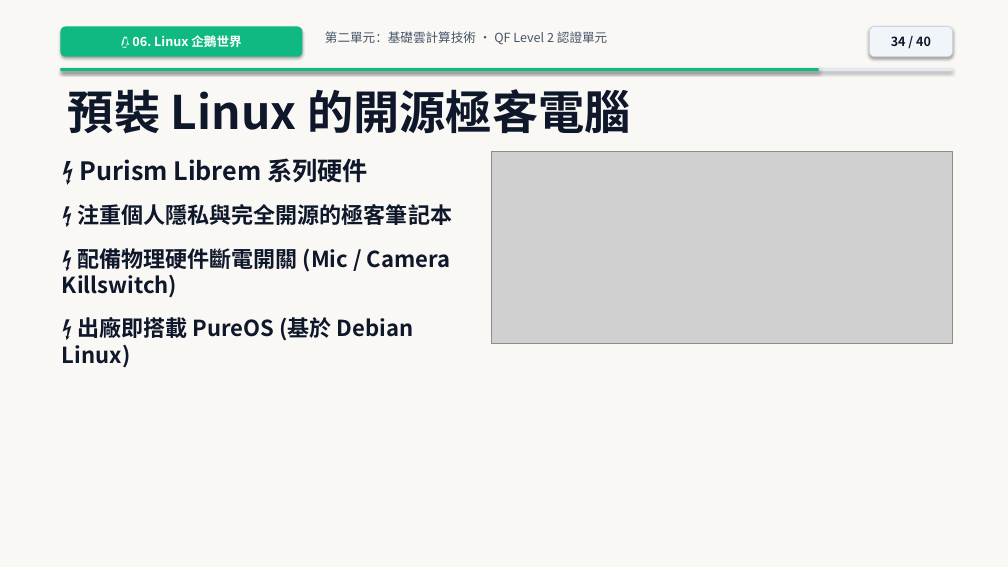
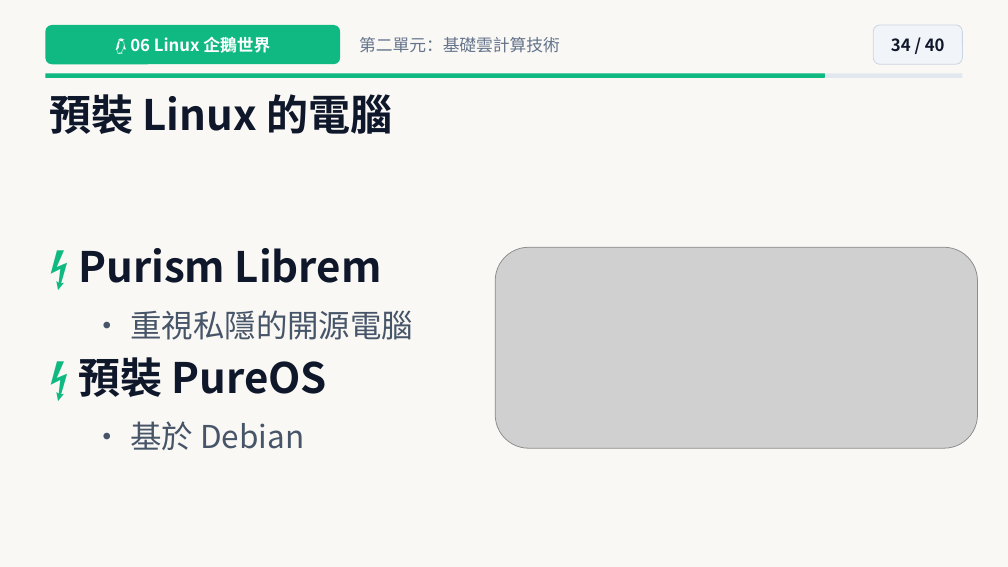
Before and after one commit to joe-ging/seed-cloud-curriculum, a slide deck: slide 34 of downloads/Deck01_Cloud_Level2_NextGen_Pixar_Theme.pptx. Drawn at 1008x567 pixels with LibreOffice and Linux fonts; fonts in the diff are those of the drawing; grey boxes stand for pictures. Boxes give left, top, right and bottom in pixels: in the first picture for what was removed or moved away, otherwise in the second. Text is boxed around its words. In the diff, an @@ line names an element or a change of style, - is before the commit and + after.

```diff
--- a/downloads/Deck01_Cloud_Level2_NextGen_Pixar_Theme.pptx
+++ b/downloads/Deck01_Cloud_Level2_NextGen_Pixar_Theme.pptx
@@ rectangle at bbox=[0, 0, 1008, 567]: shadow off @@
@@ rounded rectangle "🐧 06 Linux 企鵝世界": place and size @@
-rounded rectangle "🐧 06 Linux 企鵝世界" at bbox=[60, 26, 302, 57]
+rounded rectangle "🐧 06 Linux 企鵝世界" at bbox=[45, 25, 340, 64]
@@ rounded rectangle "🐧 06 Linux 企鵝世界" at bbox=[45, 25, 340, 64]: shadow off @@
@@ rounded rectangle "34 / 40": place and size @@
-rounded rectangle "34 / 40" at bbox=[870, 26, 953, 57]
+rounded rectangle "34 / 40" at bbox=[873, 25, 963, 64]
@@ rounded rectangle "34 / 40" at bbox=[873, 25, 963, 64]: size 12 to 16 pt; shadow off @@
@@ text in rounded rectangle at bbox=[130, 36, 270, 53]: text changed; size 12 to 16 pt @@
-🐧 06. Linux 企鵝世界
+🐧 06 Linux 企鵝世界
@@ text at bbox=[359, 37, 560, 53]: text changed; size 12 to 16 pt; text colour #475569 to #64748B @@
-第二單元：基礎雲計算技術 • QF Level 2 認證單元
+第二單元：基礎雲計算技術
@@ rounded rectangle: place and size @@
-rounded rectangle at bbox=[60, 68, 953, 71]
+rounded rectangle at bbox=[45, 73, 963, 78]
@@ rounded rectangle at bbox=[45, 73, 963, 78]: rectangle to rounded rectangle; shadow off @@
@@ rounded rectangle at bbox=[45, 73, 825, 78]: rectangle to rounded rectangle; shadow off @@
@@ rounded rectangle: place and size @@
-rounded rectangle at bbox=[60, 68, 819, 71]
+rounded rectangle at bbox=[45, 73, 825, 78]
@@ text at bbox=[49, 94, 392, 134]: text changed; size 44 to 40 pt @@
-預裝 Linux 的開源極客電腦
+預裝 Linux 的電腦
@@ vertical alignment top to middle in 3 elements at bbox=[49, 94, 392, 134], bbox=[359, 37, 560, 53], bbox=[78, 248, 413, 450] @@
@@ text at bbox=[78, 248, 413, 450]: text changed; size 21 to 40 pt; bold off @@
-⚡ Purism Librem 系列硬件
-⚡ 注重個人隱私與完全開源的極客筆記本
-⚡ 配備物理硬件斷電開關 (Mic / Camera Killswitch)
-⚡ 出廠即搭載 PureOS (基於 Debian Linux)
+⚡ Purism Librem
+• 重視私隱的開源電腦
+⚡ 預裝 PureOS
+• 基於 Debian
@@ picture: place and size @@
-picture at bbox=[492, 151, 953, 343]
+picture at bbox=[495, 247, 978, 448]
```
Also in this commit, not shown: 38 other slides changed, 1 slide added, 1 slide removed, 41 other files.
